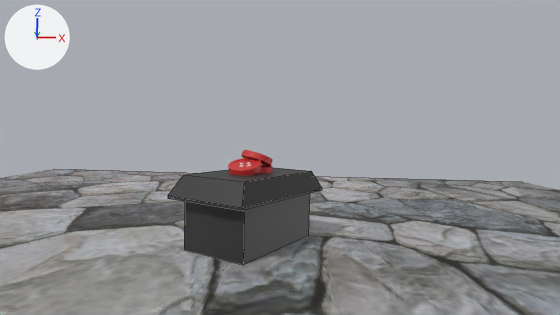
Before and after pictures for a commit that changed the Blender file CST 322 Enviornment Modeling/CuttingUpChaos/buildingBits/cutUp-Town-shop.blend.
Both versions are drawn from the file's camera 'Camera'. Arrows for +X, +Y and +Z are at upper left; the lights stay in place. Mesh edges are drawn as thin lines on the coarser meshes.

Names of what the first picture shows: 'Button.001', 'Plane', 'Shop'.
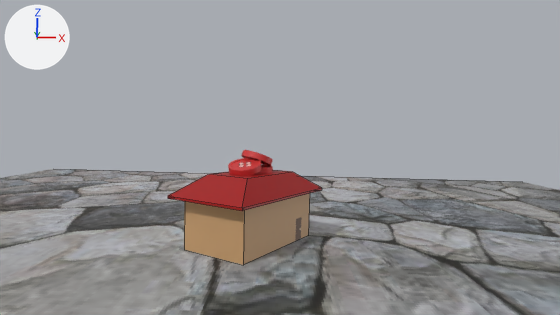
What the commit changed:
Picture 'shopUVTexture.png' (img_shopuvtexture_png) is new.
Material 'Shop' (mat_shop) changes its picture from img_shopuv_png to img_shopuvtexture_png.
me_cube_002 has 20 vertices, 18 faces and spans x -2.66..2.66, y -4.47..4.47, z -3.44..0.99.
me_cube_002 is used by ob_shop; location (6.66, -5.42, 3.42); rotation (0.0, 0.0, -0.559), in degrees (0, 0, -32).
Part 1, on me_cube_002:
Vertex 1 of me_cube_002 moves from (-2.2, -3.69, 0.99) at pixel (183, 174) to (-1.45, -2.43, 0.99) at pixel (208, 173).
Vertex 3 of me_cube_002 moves from (-2.2, 3.69, 0.99) to (-1.45, 2.43, 0.99).
Vertex 5 of me_cube_002 moves from (2.2, -3.69, 0.99) at pixel (244, 181) to (1.45, -2.43, 0.99) at pixel (247, 178).
Vertex 7 of me_cube_002 moves from (2.2, 3.69, 0.99) at pixel (311, 171) to (1.45, 2.43, 0.99) at pixel (292, 171).

Where the change shows, as pixel boxes [x1, y1, x2, y2] in the pictures (560 x 315 px; the box of a moved part takes in the faces that stretch with it):
'Shop', surface changed, reshaped (grey to brown): before [168, 168, 322, 265]; after [168, 170, 322, 265]
part 1 of me_cube_002, moved or reshaped: before [168, 168, 322, 208]; after [168, 170, 321, 208]
